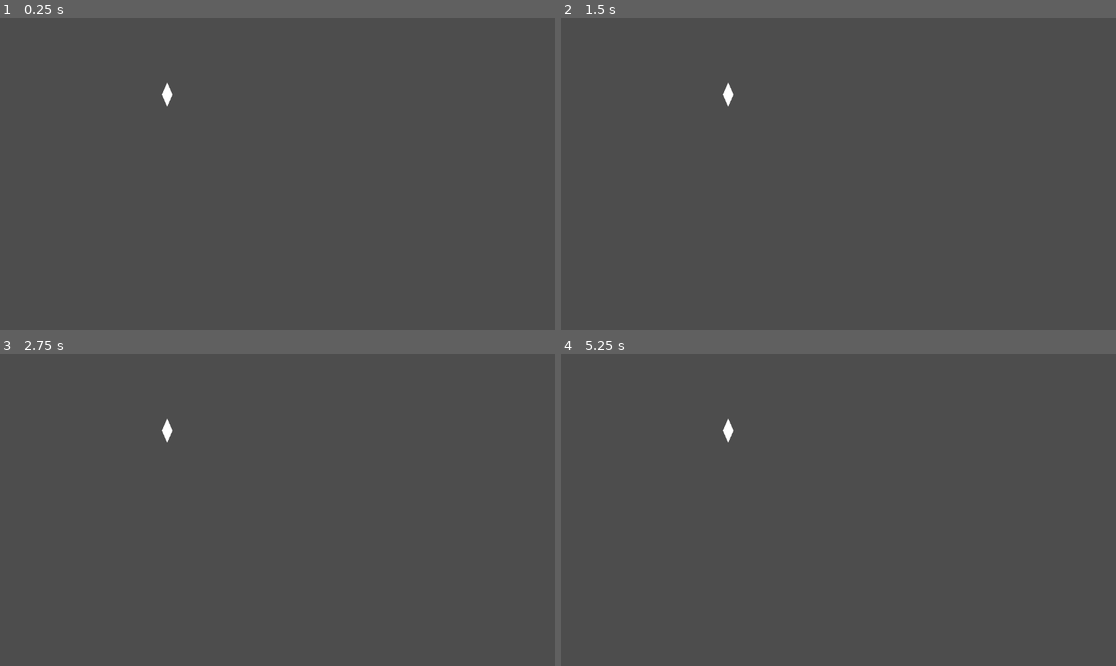
Above: before the commit, frames 1-4 (two rows, left to right).
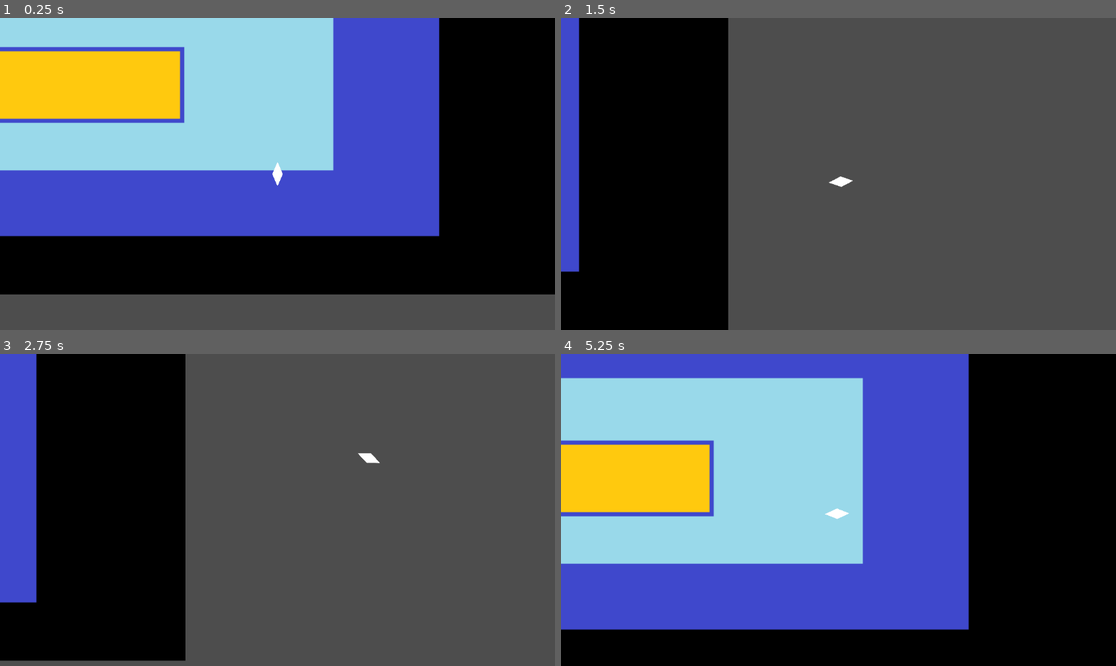
Above: after the commit, the same moments.

Repository: Wilbow86/RogerRhombus
Game: Godot game, scene res://node_2d.tscn
The game is run twice, just before and just after one commit, with the same random seed, the same clock (stepped at 60 frames per second) and the same inputs.
Inputs (mouse positions are in pixels of both pictures, inside the frame that each line leads up to):
- Up to frame 1 (0.25 s): no input
- Up to frame 2 (1.5 s): move the mouse to (960, 158) at 0.52 s; hold D (right, bound only after the commit) 0.53-1.28 s; tap Space (dash, bound only after the commit) at 0.6, 1.35 s; move the mouse to (727, 189) at 1.27 s; hold S (down, bound only after the commit) from 1.28 s (still down)
- Up to frame 3 (2.75 s): move the mouse to (333, 441) at 2.02 s; release S (down, bound only after the commit) at 2.03 s; hold D (right, bound only after the commit) from 2.03 s (still down); tap Space (dash, bound only after the commit) at 2.1 s
- Up to frame 4 (5.25 s): move the mouse to (810, 572) at 2.77 s; release D (right, bound only after the commit) at 2.78 s; hold W (up, bound only after the commit) 2.78-3.53 s; tap Space (dash, bound only after the commit) every 0.75 s from 2.85 to 5.1 s; move the mouse to (1005, 556) at 3.52 s; hold A (left, bound only after the commit) 3.53-5.03 s; move the mouse to (672, 463) at 4.27 s; move the mouse to (866, 510) at 5.02 s; hold S (down, bound only after the commit) from 5.03 s (still down)

The runs differ from the first frame. In frame 1, 89% of the frame differs, in the area x 0-100%, y 0-89%; in frame 2, 30%; in frame 3, 33%; in frame 4, 100%, in the area x 0-100%, y 0-100%.

Commit message:
the character moves now with wasd and a camera follows

Diff:
--- /dev/null
+++ b/Rhombus_Game/Character/CharacterMovement.gd
@@ -0,0 +1,72 @@
+extends CharacterBody2D
+
+
+const AVGSPD = 340
+const SPEED = 35.0
+const DASH_FOLLOWTHROUGH = 45.0
+const DASH_SPD = 700.0
+const DASH_SCALAR = 1.7
+const SPD_CAP = 340.0
+const EXCESS_SPD_DECAY_RATE = 0.955
+const DASH_DURATION = 24
+
+#const JUMP_VELOCITY = -400.0
+
+# Get the gravity from the project settings to be synced with RigidBody nodes.
+var gravity = ProjectSettings.get_setting("physics/2d/default_gravity")
+
+
+func _physics_process(delta):
+
+
+
+	#rotation
+	look_at(get_global_mouse_position() )
+	rotate(1.57079633) #this is pi/2 radians.  hard-coded because the diamond needs to be facing mouse cursor + 90 degrees
+
+	#WASD
+	var kickstartMultiplier = 1.0
+	var spdToUse = SPEED
+
+	if(velocity.length() > SPD_CAP):
+		velocity *= EXCESS_SPD_DECAY_RATE
+	else:
+		velocity = Vector2()
+		spdToUse = AVGSPD
+
+	var diagonal_Scalar = 1.0
+
+	if( (Input.is_action_pressed("up") || Input.is_action_pressed("down")) &&
+	(Input.is_action_pressed("left") || Input.is_action_pressed("right"))):
+		diagonal_Scalar = 0.7071
+
+	if(Input.is_action_pressed("up")):
+		velocity.y -= spdToUse * diagonal_Scalar
+	if(Input.is_action_pressed("down")):
+		velocity.y += spdToUse * diagonal_Scalar
+	if(Input.is_action_pressed("left")):
+		velocity.x -= spdToUse * diagonal_Scalar
+	if(Input.is_action_pressed("right")):
+		velocity.x += spdToUse * diagonal_Scalar
+
+	#dash
+	var dashTime = get_meta("DashTime")
+	if(get_meta("DashTime") > 0):
+		dashTime -= 1
+		velocity += (DASH_FOLLOWTHROUGH * get_meta("DashDir"))
+		set_meta("DashTime", dashTime)
+
+	if(Input.is_action_just_pressed("dash")):
+
+		var dashDir = Vector2(get_global_mouse_position() - position).normalized()
+		set_meta("DashDir", dashDir)
+		set_meta("DashTime", DASH_DURATION)
+
+		velocity = Vector2()
+		velocity.x += DASH_SPD * dashDir.x
+		velocity.x *= DASH_SCALAR
+		velocity.y += DASH_SPD * dashDir.y
+		velocity.y *= DASH_SCALAR
+
+
+	move_and_slide()
--- a/Rhombus_Game/Character/PlayerCharacter.tscn
+++ b/Rhombus_Game/Character/PlayerCharacter.tscn
@@ -1,11 +1,16 @@
-[gd_scene load_steps=3 format=3 uid="uid://n2pq8gc4kxqk"]
+[gd_scene load_steps=4 format=3 uid="uid://n2pq8gc4kxqk"]
 
+[ext_resource type="Script" path="res://Character/CharacterMovement.gd" id="1_mqwg1"]
 [ext_resource type="Texture2D" uid="uid://6lu2leshros6" path="res://art/Donny.png" id="1_nrv7r"]
 
 [sub_resource type="RectangleShape2D" id="RectangleShape2D_da1wk"]
 size = Vector2(154.833, 151.26)
 
 [node name="CharacterBody2D" type="CharacterBody2D"]
+rotation = 1.5708
+script = ExtResource("1_mqwg1")
+metadata/DashDir = Vector2(0, 0)
+metadata/DashTime = 0
 
 [node name="Sprite2D" type="Sprite2D" parent="."]
 texture = ExtResource("1_nrv7r")
--- a/Rhombus_Game/node_2d.tscn
+++ b/Rhombus_Game/node_2d.tscn
@@ -1,9 +1,20 @@
-[gd_scene load_steps=2 format=3 uid="uid://lrainu2w6pkf"]
+[gd_scene load_steps=3 format=3 uid="uid://lrainu2w6pkf"]
 
 [ext_resource type="PackedScene" uid="uid://n2pq8gc4kxqk" path="res://Character/PlayerCharacter.tscn" id="1_w7yvb"]
+[ext_resource type="Texture2D" uid="uid://cq23y4vwiqjsj" path="res://art/tempBackground.png" id="2_egmje"]
 
 [node name="Game_Level" type="Node2D"]
 
 [node name="CharacterBody2D" parent="." instance=ExtResource("1_w7yvb")]
-position = Vector2(347, 159)
+z_index = 2
+position = Vector2(504, 194)
 scale = Vector2(0.15, 0.2)
+
+[node name="Camera2D" type="Camera2D" parent="CharacterBody2D"]
+process_callback = 0
+position_smoothing_enabled = true
+
+[node name="TempBackground" type="Sprite2D" parent="."]
+position = Vector2(-45, -35)
+scale = Vector2(1.72924, 1.72924)
+texture = ExtResource("2_egmje")
--- a/Rhombus_Game/project.godot
+++ b/Rhombus_Game/project.godot
@@ -18,3 +18,31 @@
 [dotnet]
 
 project/assembly_name="Roger Rhombus"
+
+[input]
+
+up={
+"deadzone": 0.5,
+"events": [Object(InputEventKey,"resource_local_to_scene":false,"resource_name":"","device":-1,"window_id":0,"alt_pressed":false,"shift_pressed":false,"ctrl_pressed":false,"meta_pressed":false,"pressed":false,"keycode":0,"physical_keycode":87,"key_label":0,"unicode":119,"echo":false,"script":null)
+]
+}
+down={
+"deadzone": 0.5,
+"events": [Object(InputEventKey,"resource_local_to_scene":false,"resource_name":"","device":-1,"window_id":0,"alt_pressed":false,"shift_pressed":false,"ctrl_pressed":false,"meta_pressed":false,"pressed":false,"keycode":0,"physical_keycode":83,"key_label":0,"unicode":115,"echo":false,"script":null)
+]
+}
+left={
+"deadzone": 0.5,
+"events": [Object(InputEventKey,"resource_local_to_scene":false,"resource_name":"","device":-1,"window_id":0,"alt_pressed":false,"shift_pressed":false,"ctrl_pressed":false,"meta_pressed":false,"pressed":false,"keycode":0,"physical_keycode":65,"key_label":0,"unicode":97,"echo":false,"script":null)
+]
+}
+right={
+"deadzone": 0.5,
+"events": [Object(InputEventKey,"resource_local_to_scene":false,"resource_name":"","device":-1,"window_id":0,"alt_pressed":false,"shift_pressed":false,"ctrl_pressed":false,"meta_pressed":false,"pressed":false,"keycode":0,"physical_keycode":68,"key_label":0,"unicode":100,"echo":false,"script":null)
+]
+}
+dash={
+"deadzone": 0.5,
+"events": [Object(InputEventKey,"resource_local_to_scene":false,"resource_name":"","device":-1,"window_id":0,"alt_pressed":false,"shift_pressed":false,"ctrl_pressed":false,"meta_pressed":false,"pressed":false,"keycode":0,"physical_keycode":32,"key_label":0,"unicode":32,"echo":false,"script":null)
+]
+}
Binary file added: Rhombus_Game/art/tempBackground.png
Not shown, added: Rhombus_Game/art/tempBackground.png.import
